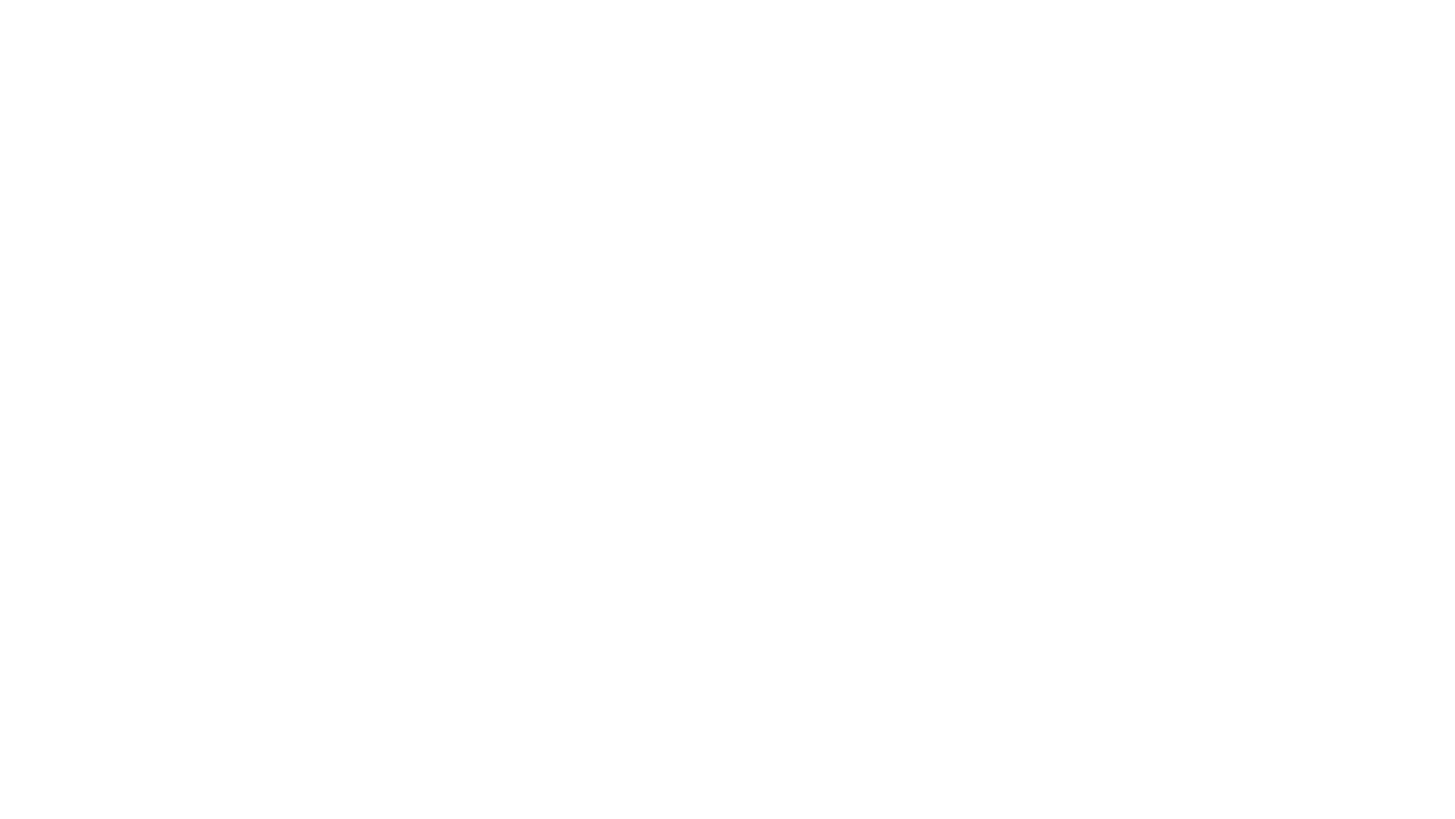
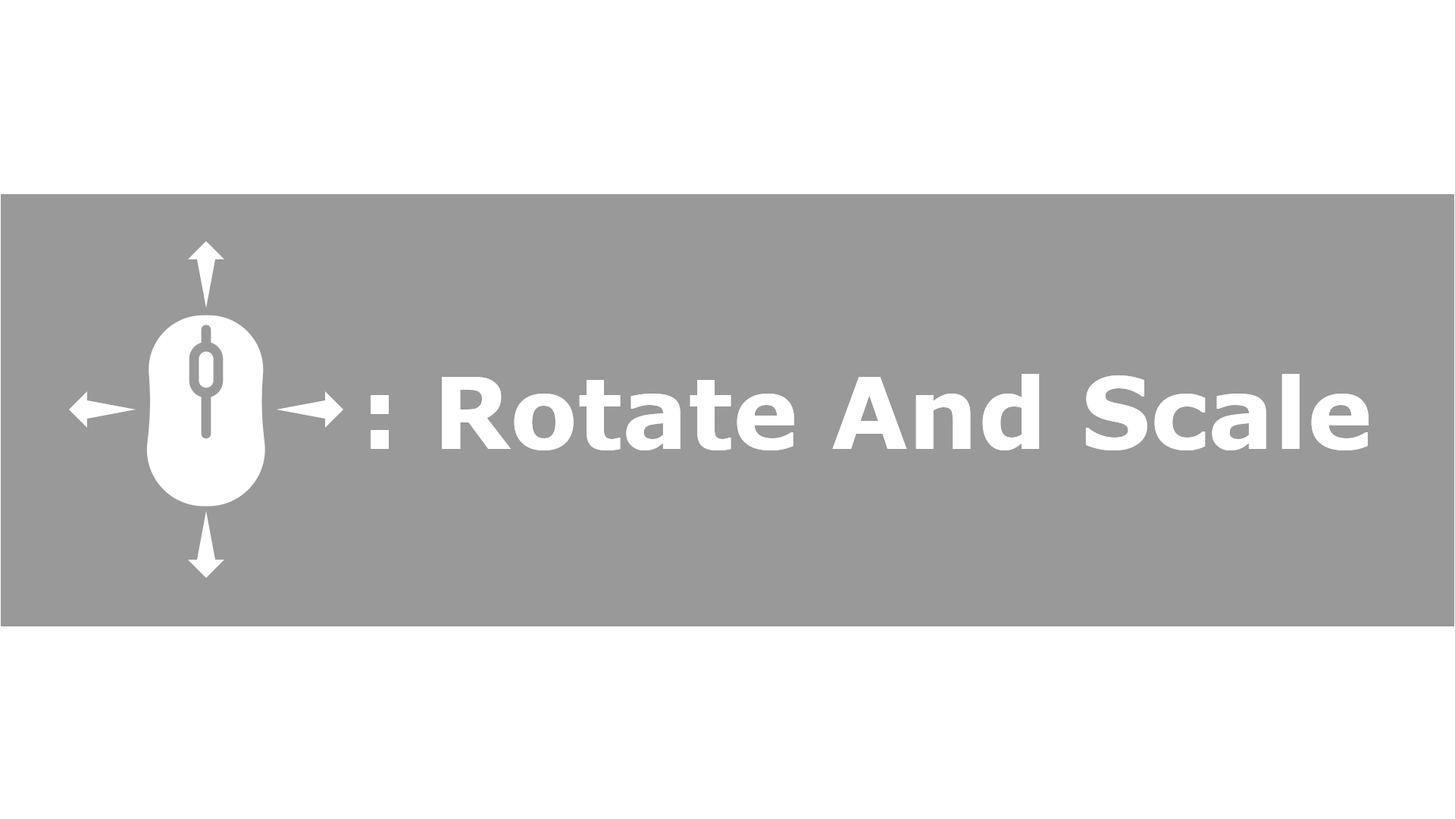
Layer changes from the first 1455x819 image to the second:
added group "Main Tooltip" with 2 layers above "Background Border" over [68, 241, 1369, 578]
moved ": Rotate And Scale" into group "Main Tooltip" over [370, 373, 1369, 451]
moved "Pasted Layer" into group "Main Tooltip" over [68, 241, 344, 578]
added layer "Background Border" above "Layer" over [0, 194, 1455, 627]
